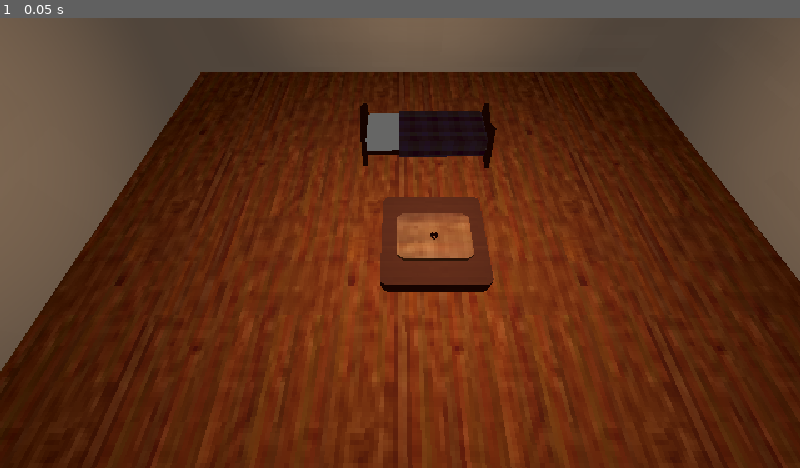
Above: before the commit, frame 1.
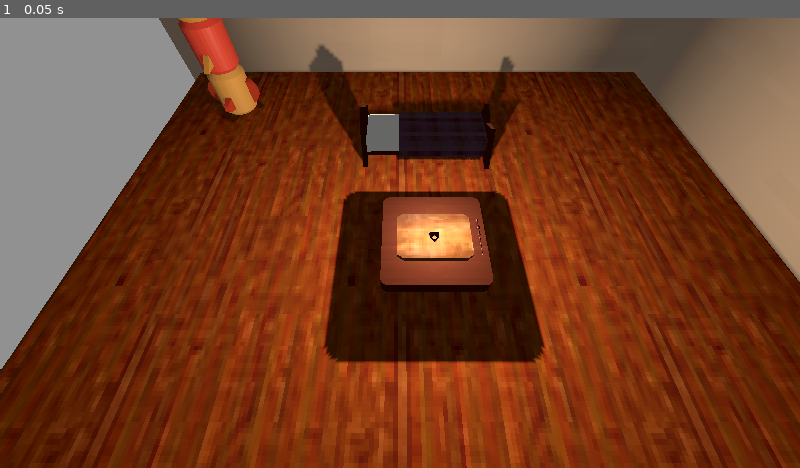
Above: after the commit, the same moment.

Repository: Isaac-SOL/OccultRoom
Game: Godot game, scene res://scenes/worldN/world.tscn
The game is run twice, just before and just after one commit, with the same random seed, the same clock (stepped at 60 frames per second) and the same inputs. The project has no main scene, so this scene is started directly.
Inputs:
- Up to frame 1 (0.05 s): no input

The runs differ from the first frame. In frame 1, 57% of the frame differs, in the area x 0-100%, y 0-100%.

Commit message:
Ajout artefacts Totem et Baguette

Diff:
--- a/project.godot
+++ b/project.godot
@@ -16,8 +16,8 @@
 
 [display]
 
-window/size/viewport_width=640
-window/size/viewport_height=360
+window/size/viewport_width=960
+window/size/viewport_height=540
 window/size/mode=2
 window/size/window_width_override=1920
 window/size/window_height_override=1080
--- /dev/null
+++ b/scenes/artefacts/baguette.tscn
@@ -0,0 +1,5 @@
+[gd_scene load_steps=2 format=3 uid="uid://t613cf1f1w7u"]
+
+[ext_resource type="PackedScene" uid="uid://drm7iwte6lpsu" path="res://assets/3Dmodels/baguette.glb" id="1_qfoxj"]
+
+[node name="baguette" instance=ExtResource("1_qfoxj")]
--- /dev/null
+++ b/scenes/artefacts/totem.tscn
@@ -0,0 +1,5 @@
+[gd_scene load_steps=2 format=3 uid="uid://bpf8xek506hi1"]
+
+[ext_resource type="PackedScene" uid="uid://5mq5ryvvpbbd" path="res://assets/3Dmodels/totem.glb" id="1_jpv3y"]
+
+[node name="totem" instance=ExtResource("1_jpv3y")]
--- a/scenes/worldN/world.tscn
+++ b/scenes/worldN/world.tscn
@@ -9,6 +9,8 @@
 [ext_resource type="PackedScene" uid="uid://dmhsk5o2frurl" path="res://scenes/table/table.tscn" id="7_p7f7b"]
 [ext_resource type="PackedScene" uid="uid://b0sp4h8u5thh5" path="res://scenes/ouija/ouija_board.tscn" id="8_dlyfg"]
 [ext_resource type="PackedScene" uid="uid://jkrxv6iyw51s" path="res://scenes/ouija/ouija_cursor.tscn" id="9_x7vnq"]
+[ext_resource type="PackedScene" uid="uid://t613cf1f1w7u" path="res://scenes/artefacts/baguette.tscn" id="10_5sx0n"]
+[ext_resource type="PackedScene" uid="uid://bpf8xek506hi1" path="res://scenes/artefacts/totem.tscn" id="11_bnitq"]
 
 [sub_resource type="ProceduralSkyMaterial" id="ProceduralSkyMaterial_m58k6"]
 sky_horizon_color = Color(0.64625, 0.65575, 0.67075, 1)
@@ -29,9 +31,10 @@
 environment = SubResource("Environment_rpfrh")
 
 [node name="OmniLight3D" type="OmniLight3D" parent="WorldEnvironment"]
-transform = Transform3D(1, 0, 0, 0, 1, 0, 0, 0, 1, 0, 7.33257, 0)
+transform = Transform3D(1, 0, 0, 0, 1, 0, 0, 0, 1, 0, 3.33257, 0)
 light_color = Color(1, 0.905882, 0.776471, 1)
 light_energy = 6.619
+shadow_enabled = true
 omni_range = 20.6087
 
 [node name="bed2" parent="." instance=ExtResource("1_0ldax")]
@@ -44,8 +47,10 @@
 [node name="wall2" parent="." instance=ExtResource("4_fk86o")]
 
 [node name="wall3" parent="." instance=ExtResource("5_krsx5")]
+visible = false
 
 [node name="wall4" parent="." instance=ExtResource("6_25jbo")]
+visible = false
 
 [node name="table" parent="." instance=ExtResource("7_p7f7b")]
 
@@ -55,3 +60,10 @@
 
 [node name="Camera3D" type="Camera3D" parent="."]
 transform = Transform3D(1, 0, 0, 0, 0.530467, 0.847706, 0, -0.847706, 0.530467, -1.25276, 11.3501, 6.03213)
+current = true
+
+[node name="baguette" parent="." instance=ExtResource("10_5sx0n")]
+transform = Transform3D(1, 0, 0, 0, 1, 0, 0, 0, 1, 1.7, 2, 0.2)
+
+[node name="totem" parent="." instance=ExtResource("11_bnitq")]
+transform = Transform3D(-4.37114e-08, 0, -1, 0, 1, 0, 1, 0, -4.37114e-08, -11.3, 0, -11.1)
Binary file added: assets/3Dmodels/baguette.glb
Not shown, added: assets/3Dmodels/baguette.glb.import
Binary file changed: assets/3Dmodels/ouija_board.glb
Binary file changed: assets/3Dmodels/ouija_cursor.glb
Binary file added: assets/3Dmodels/totem.glb
Not shown, added: assets/3Dmodels/totem.glb.import
Binary file added: assets/3Dmodels/totem_Totem.face.png
Not shown, added: assets/3Dmodels/totem_Totem.face.png.import
Binary file added: assets/3Dmodels/totem_Totem.face_3.png
Not shown, added: assets/3Dmodels/totem_Totem.face_3.png.import
Binary file added: assets/3Dmodels/totem_Totem.face_4.png
Not shown, added: assets/3Dmodels/totem_Totem.face_4.png.import
(and 15 more such lines)
